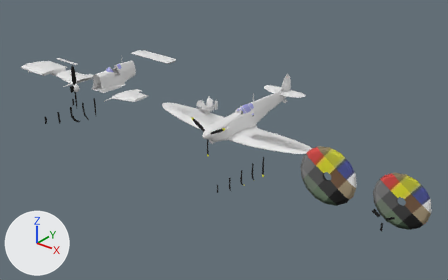
The FBX model Assets/1.Sof Objects/Aircrafts/Spitfire/Spitfire.fbx: old version first, new version second.
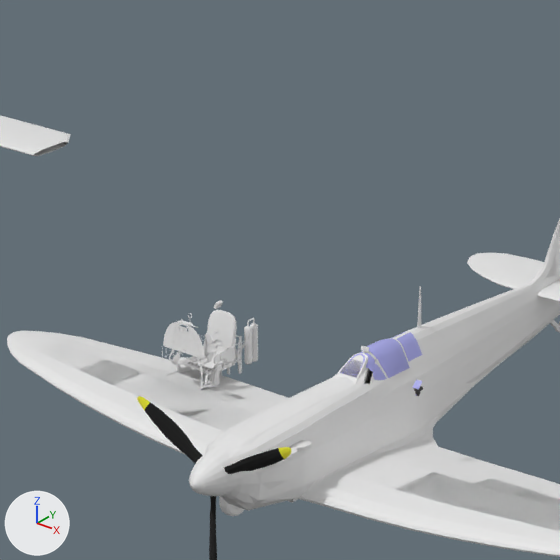
There are two pictures of each version: one whole from a camera (50 mm lens) standing at (21.23, -27.53, 15.53) and looking at (-1.23, 0.56, -1.89), one close up on the part from 36% to 64% of the width and 10% to 55% of the height. Every picture has the same lights, and +X, +Y and +Z are marked at lower left. Where no turn or scale is listed for an object, it has been applied to the vertices.

Names of what the first close-up shows: 'De Havilland Propeller', 'Spitfire Mk.I Early Cockpit', 'Spitfire Mk.I Fuselage', 'Spitfire Mk.I Fuselage Collider', 'Spitfire Mk.I Left Wing Base', 'Spitfire Mk.I Left Wing Base Collider', 'Spitfire Mk.I Left Wing Center', 'Spitfire Mk.I Nose', 'Spitfire Mk.I Nose Collider', 'Spitfire Mk.I Right Wing Center', 'Spitfire Mk.I Right Wing Tip', 'Spitfire Mk.I Tail'.
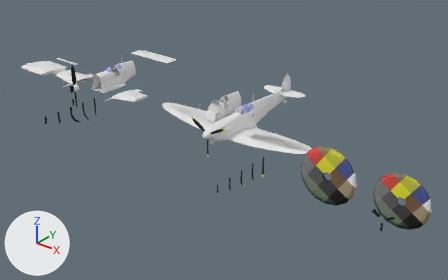
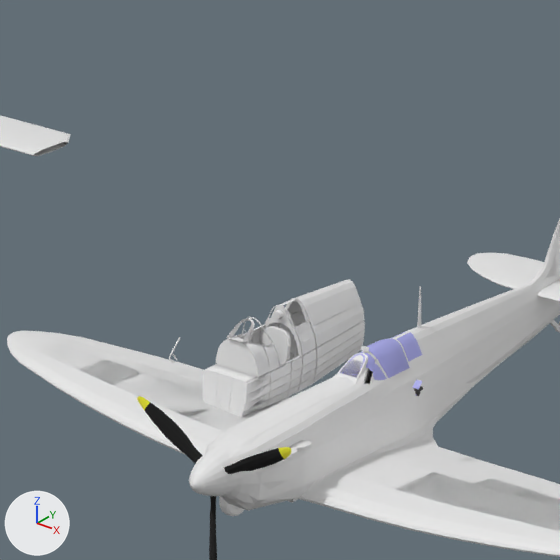
Boxes (x1, y1, x2, y2) around the edits, measured in the close-ups (560 x 560 px):
'Spitfire Mk.I Internal', moved (not visible before): after (202, 279, 365, 417)
'Spitfire Mk.I Early Cockpit', moved: before (162, 300, 258, 389); after (232, 323, 312, 396)

The edits, one by one:
Object 'Spitfire Mk.I Early Cockpit' (ob_spitfire_mk_i_early_cockpit) moves from (-3.0, 0.0, 0.0) to (-2.0, 0.0, 0.0).
Object 'Spitfire Mk.I Internal' (ob_spitfire_mk_i_internal) moves from (0.0, 0.0, 0.0) to (-2.0, 0.0, 0.0).
